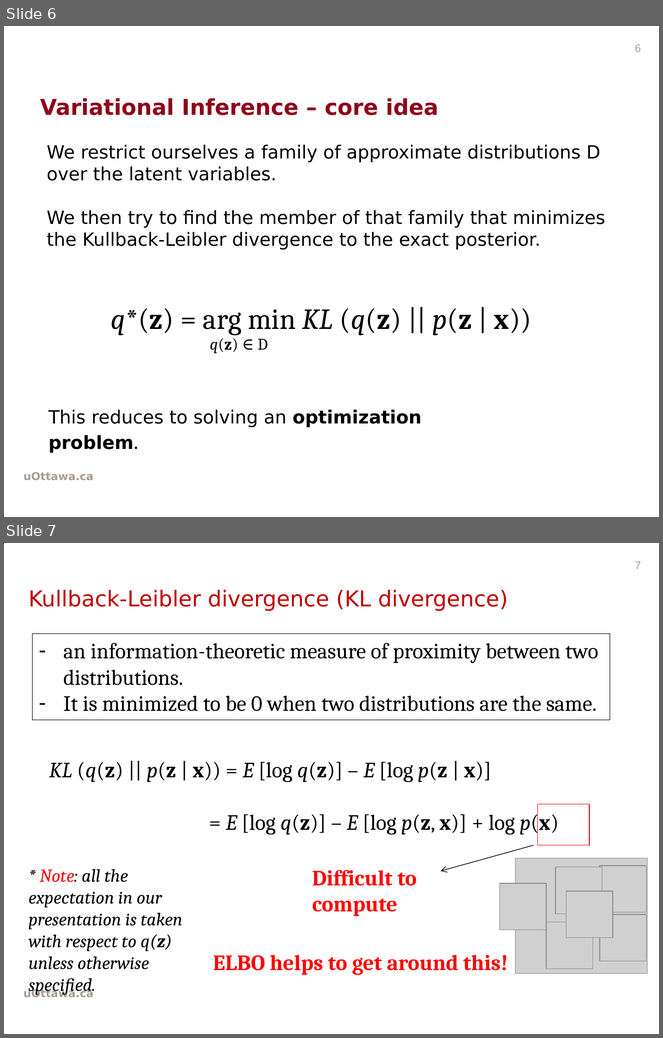
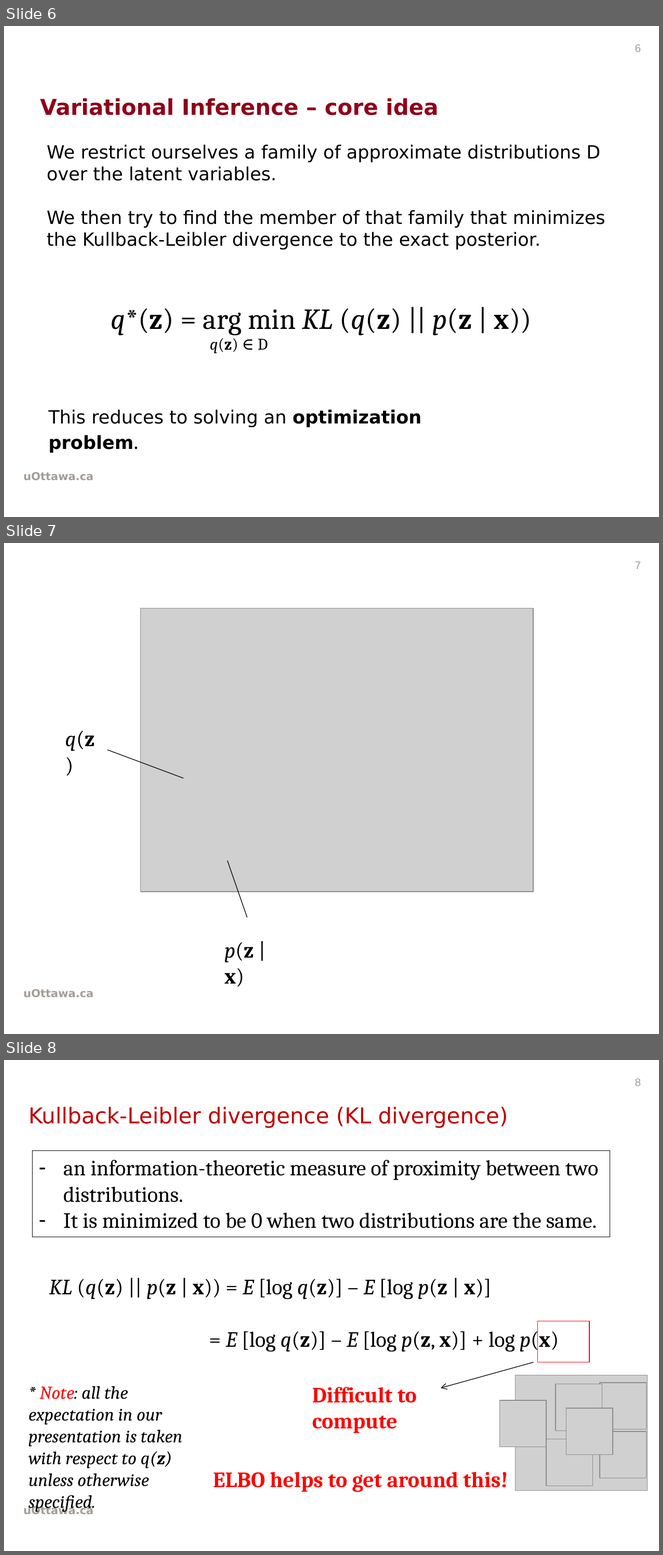
Before and after one commit to wwwmonsterlam/GraphicModelClassifierProject, a slide deck: presentationi.pptx. Shown one above the other, each under a label of ours: slides 6 and 7 before the commit, slides 6, 7 and 8 after it. The pictures are 663x1038 and 663x1555 pixels, drawn with LibreOffice and Linux fonts; fonts in the diff are those of the drawing; grey boxes stand for pictures; background and template pictures are left out. Boxes give left, top, right and bottom in pixels: in the first picture for what was removed or moved away, otherwise in the second. Text is boxed around its words. In the diff, an @@ line names an element or a change of style, - is before the commit and + after.

```diff
--- a/presentationi.pptx
+++ b/presentationi.pptx
@@ slide 7 added at [4,543,659,1034], background picture (left out); not listed: 1 template element that a slide beside it also shows @@
@@ page number added at [635,561,642,569], 12 pt, text #A69C95 @@
+7
@@ picture added at [141,608,533,891] @@
@@ text added at [65,731,95,752], 24 pt, text #000000 @@
+q(z)
@@ line added from (107, 750) to (183, 778), #000000 0.75 pt @@
@@ line added from (228, 861) to (247, 918), #000000 0.75 pt @@
@@ text added at [224,942,254,987], 24 pt, text #000000 @@
+p(z | x)
@@ what was slide 7 is now slide 8 @@
@@ page number at [635,1078,642,1086]: text changed @@
-7
+8
```
Also in this commit, not shown: 3 slides changed, 7 other slides added.
